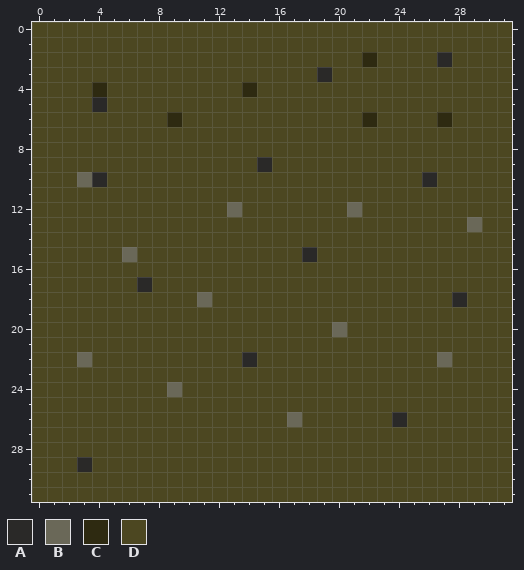
Two versions of one pixel-art sprite, tex/dirt.png. The picture above is the old version.
The file is 32x32 pixels. Colours within 5 levels of each other are drawn and written as one.
Palette (. is transparent): A #2a2928  B #6a6858  C #2e2a11  D #4c4721
Pixels before, first column x 0:
 0 DDDDDDDDDDDDDDDDDDDDDDDDDDDDDDDD
 1 DDDDDDDDDDDDDDDDDDDDDDDDDDDDDDDD
 2 DDDDDDDDDDDDDDDDDDDDDDCDDDDADDDD
 3 DDDDDDDDDDDDDDDDDDDADDDDDDDDDDDD
 4 DDDDCDDDDDDDDDCDDDDDDDDDDDDDDDDD
 5 DDDDADDDDDDDDDDDDDDDDDDDDDDDDDDD
 6 DDDDDDDDDCDDDDDDDDDDDDCDDDDCDDDD
 7 DDDDDDDDDDDDDDDDDDDDDDDDDDDDDDDD
 8 DDDDDDDDDDDDDDDDDDDDDDDDDDDDDDDD
 9 DDDDDDDDDDDDDDDADDDDDDDDDDDDDDDD
10 DDDBADDDDDDDDDDDDDDDDDDDDDADDDDD
11 DDDDDDDDDDDDDDDDDDDDDDDDDDDDDDDD
12 DDDDDDDDDDDDDBDDDDDDDBDDDDDDDDDD
13 DDDDDDDDDDDDDDDDDDDDDDDDDDDDDBDD
14 DDDDDDDDDDDDDDDDDDDDDDDDDDDDDDDD
15 DDDDDDBDDDDDDDDDDDADDDDDDDDDDDDD
16 DDDDDDDDDDDDDDDDDDDDDDDDDDDDDDDD
17 DDDDDDDADDDDDDDDDDDDDDDDDDDDDDDD
18 DDDDDDDDDDDBDDDDDDDDDDDDDDDDADDD
19 DDDDDDDDDDDDDDDDDDDDDDDDDDDDDDDD
20 DDDDDDDDDDDDDDDDDDDDBDDDDDDDDDDD
21 DDDDDDDDDDDDDDDDDDDDDDDDDDDDDDDD
22 DDDBDDDDDDDDDDADDDDDDDDDDDDBDDDD
23 DDDDDDDDDDDDDDDDDDDDDDDDDDDDDDDD
24 DDDDDDDDDBDDDDDDDDDDDDDDDDDDDDDD
25 DDDDDDDDDDDDDDDDDDDDDDDDDDDDDDDD
26 DDDDDDDDDDDDDDDDDBDDDDDDADDDDDDD
27 DDDDDDDDDDDDDDDDDDDDDDDDDDDDDDDD
28 DDDDDDDDDDDDDDDDDDDDDDDDDDDDDDDD
29 DDDADDDDDDDDDDDDDDDDDDDDDDDDDDDD
30 DDDDDDDDDDDDDDDDDDDDDDDDDDDDDDDD
31 DDDDDDDDDDDDDDDDDDDDDDDDDDDDDDDD
The same view after the edit:
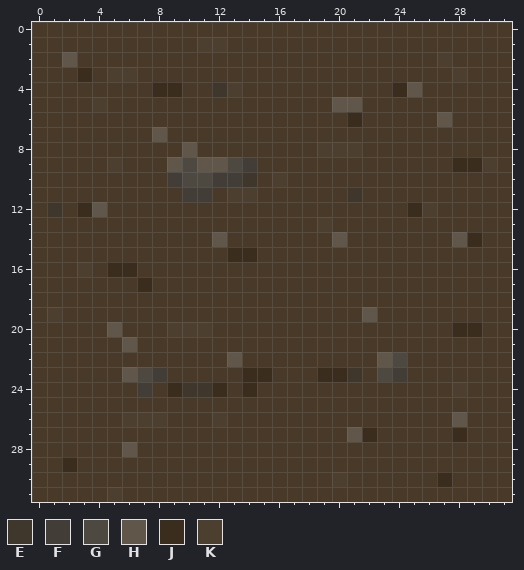
Colours new in this view: E #3f362c  F #423d36  G #4d4840  H #605649  J #3b2d1e  K #4d3f2f
The exact change:
{"colour":"D","old":"#4c4721","new":"#483928"}
{"y":1,"x":11,"old":"DD","new":"KK"}
{"y":2,"x":2,"old":"D","new":"H"}
{"y":2,"x":22,"old":"C","new":"D"}
{"y":2,"x":27,"old":"A","new":"K"}
{"y":3,"x":3,"old":"D","new":"J"}
{"y":3,"x":5,"old":"DD","new":"KK"}
{"y":3,"x":19,"old":"A","new":"D"}
{"y":3,"x":28,"old":"D","new":"K"}
{"y":4,"x":4,"old":"C","new":"D"}
{"y":4,"x":8,"old":"DD","new":"JJ"}
{"y":4,"x":12,"old":"DDC","new":"EKD"}
{"y":4,"x":24,"old":"DD","new":"JH"}
{"y":5,"x":4,"old":"A","new":"K"}
{"y":5,"x":20,"old":"DD","new":"HH"}
{"y":6,"x":9,"old":"C","new":"D"}
{"y":6,"x":21,"old":"DC","new":"JD"}
{"y":6,"x":27,"old":"C","new":"H"}
{"y":7,"x":8,"old":"D","new":"H"}
{"y":8,"x":10,"old":"D","new":"H"}
{"y":8,"x":19,"old":"DDD","new":"KKK"}
{"y":9,"x":5,"old":"D","new":"K"}
{"y":9,"x":9,"old":"DDDDDDA","new":"HGHHGFD"}
{"y":9,"x":28,"old":"DDD","new":"JJK"}
{"y":10,"x":3,"old":"BA","new":"DD"}
{"y":10,"x":9,"old":"DDDDDD","new":"FGGFFE"}
{"y":10,"x":16,"old":"D","new":"K"}
{"y":10,"x":26,"old":"A","new":"D"}
{"y":11,"x":10,"old":"DD","new":"FF"}
{"y":11,"x":13,"old":"DD","new":"KK"}
{"y":11,"x":21,"old":"D","new":"E"}
{"y":12,"x":1,"old":"D","new":"E"}
{"y":12,"x":3,"old":"DD","new":"JH"}
{"y":12,"x":13,"old":"B","new":"D"}
{"y":12,"x":21,"old":"B","new":"D"}
{"y":12,"x":25,"old":"DD","new":"JK"}
{"y":13,"x":19,"old":"D","new":"K"}
{"y":13,"x":29,"old":"B","new":"D"}
{"y":14,"x":12,"old":"D","new":"H"}
{"y":14,"x":20,"old":"D","new":"H"}
{"y":14,"x":28,"old":"DD","new":"HJ"}
{"y":15,"x":6,"old":"B","new":"D"}
{"y":15,"x":13,"old":"DD","new":"JJ"}
{"y":15,"x":18,"old":"A","new":"D"}
{"y":16,"x":3,"old":"D","new":"K"}
{"y":16,"x":5,"old":"DD","new":"JJ"}
{"y":17,"x":7,"old":"A","new":"J"}
{"y":18,"x":11,"old":"B","new":"D"}
{"y":18,"x":28,"old":"A","new":"D"}
{"y":19,"x":1,"old":"D","new":"K"}
{"y":19,"x":22,"old":"D","new":"H"}
{"y":20,"x":5,"old":"D","new":"H"}
{"y":20,"x":9,"old":"DDD","new":"KKK"}
{"y":20,"x":20,"old":"B","new":"D"}
{"y":20,"x":28,"old":"DD","new":"JJ"}
{"y":21,"x":6,"old":"D","new":"H"}
{"y":22,"x":3,"old":"B","new":"D"}
{"y":22,"x":13,"old":"DA","new":"HD"}
{"y":22,"x":23,"old":"DD","new":"HG"}
{"y":22,"x":27,"old":"B","new":"D"}
{"y":23,"x":6,"old":"DDD","new":"HGF"}
{"y":23,"x":14,"old":"DD","new":"JJ"}
{"y":23,"x":19,"old":"DDD","new":"JJE"}
{"y":23,"x":23,"old":"DD","new":"GF"}
{"y":24,"x":7,"old":"D","new":"F"}
{"y":24,"x":9,"old":"BDDD","new":"JEEJ"}
{"y":24,"x":14,"old":"D","new":"J"}
{"y":24,"x":28,"old":"D","new":"K"}
{"y":26,"x":6,"old":"DDD","new":"KKK"}
{"y":26,"x":12,"old":"D","new":"K"}
{"y":26,"x":17,"old":"B","new":"D"}
{"y":26,"x":24,"old":"A","new":"D"}
{"y":26,"x":28,"old":"D","new":"H"}
{"y":27,"x":21,"old":"DD","new":"HJ"}
{"y":27,"x":28,"old":"D","new":"J"}
{"y":28,"x":6,"old":"D","new":"H"}
{"y":29,"x":2,"old":"DA","new":"JD"}
{"y":30,"x":20,"old":"D","new":"K"}
{"y":30,"x":27,"old":"D","new":"J"}
{"y":31,"x":5,"old":"D","new":"K"}
